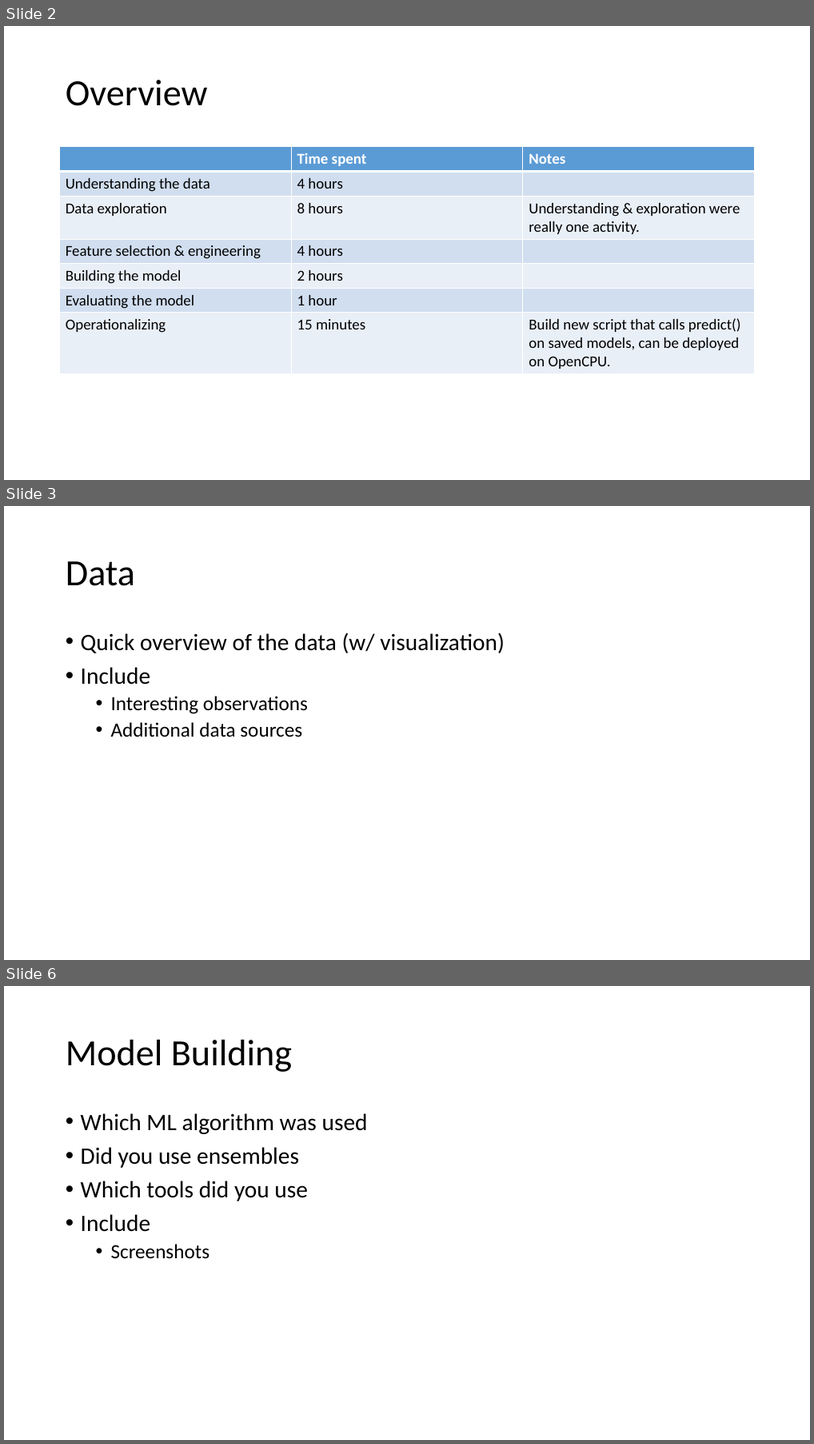
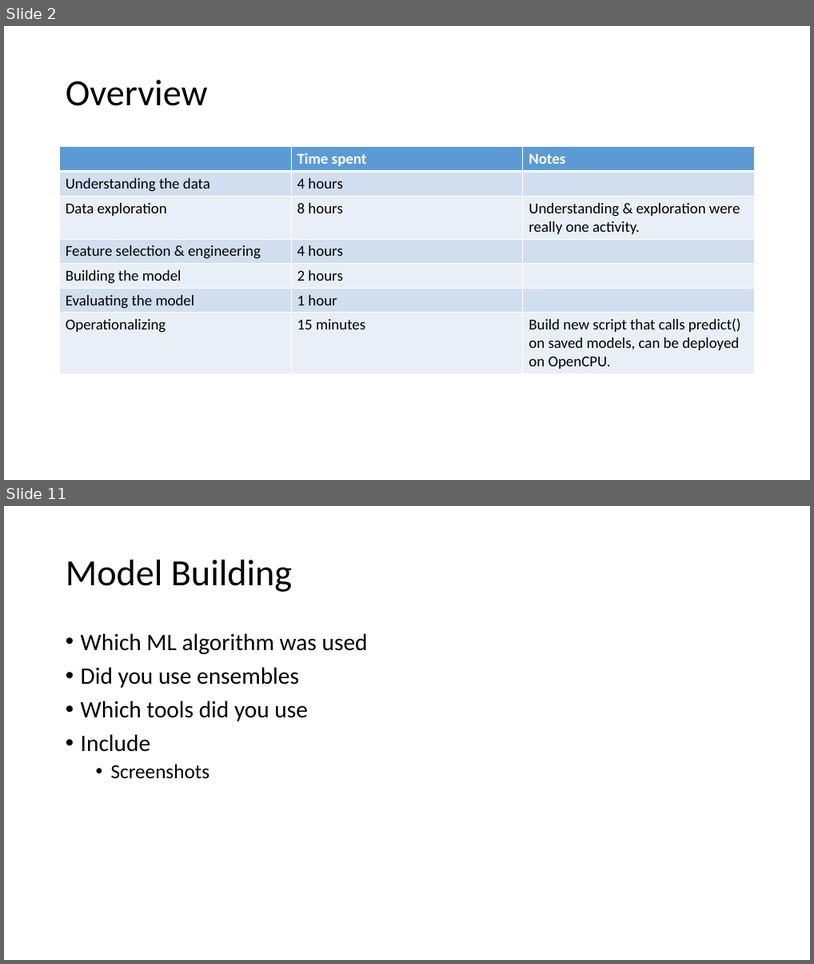
Before and after one commit to DannyGsGit/UW_DS450, a slide deck: Capstone/Docs/Homework/Template_Individual.pptx. Shown one above the other, each under a label of ours: slides 2, 3 and 6 before the commit, slides 2 and 11 after it; the slides between them are not shown. The pictures are 814x1444 and 814x964 pixels, drawn with LibreOffice and Linux fonts; fonts in the diff are those of the drawing. Boxes give left, top, right and bottom in pixels: in the first picture for what was removed or moved away, otherwise in the second. Text is boxed around its words. In the diff, an @@ line names an element or a change of style, - is before the commit and + after.

```diff
--- a/Capstone/Docs/Homework/Template_Individual.pptx
+++ b/Capstone/Docs/Homework/Template_Individual.pptx
@@ slide 3 removed at [4, 506, 810, 960], background #FFFFFF @@
@@ title removed at [66, 561, 135, 586] @@
-Data
@@ text removed at [81, 632, 504, 736] @@
-• Quick overview of the data (w/ visualization)
-• Include
-  • Interesting observations
-  • Additional data sources
@@ what was slide 6 is now slide 11 @@
```
Also in this commit, not shown: 3 slides changed, 8 slides added.
